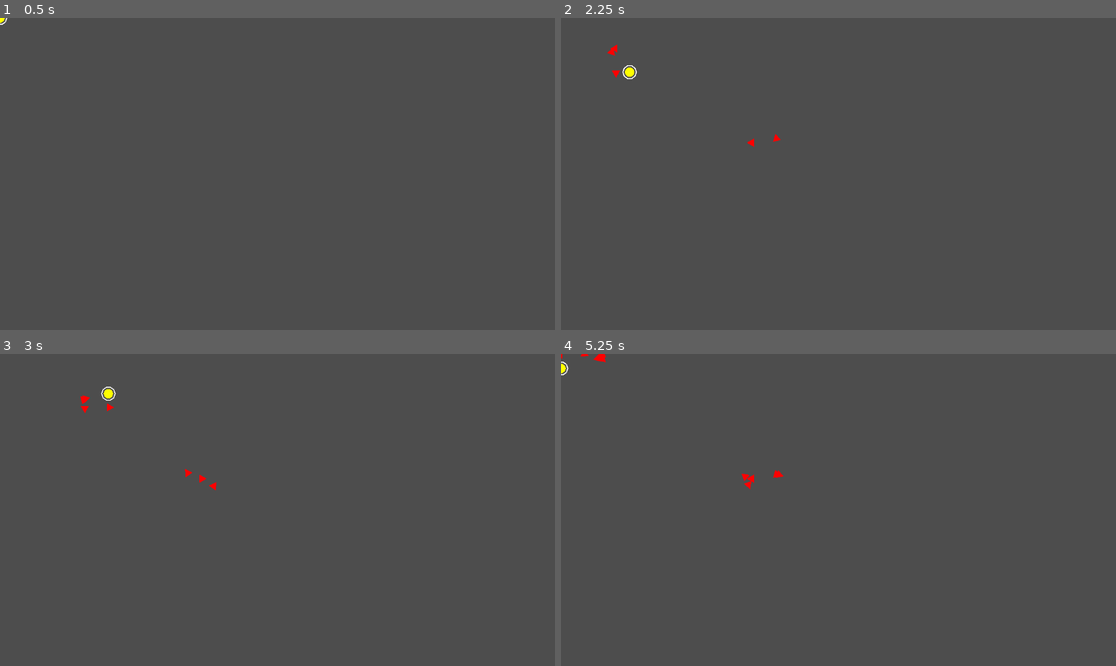
Above: before the commit, frames 1-4 (two rows, left to right).
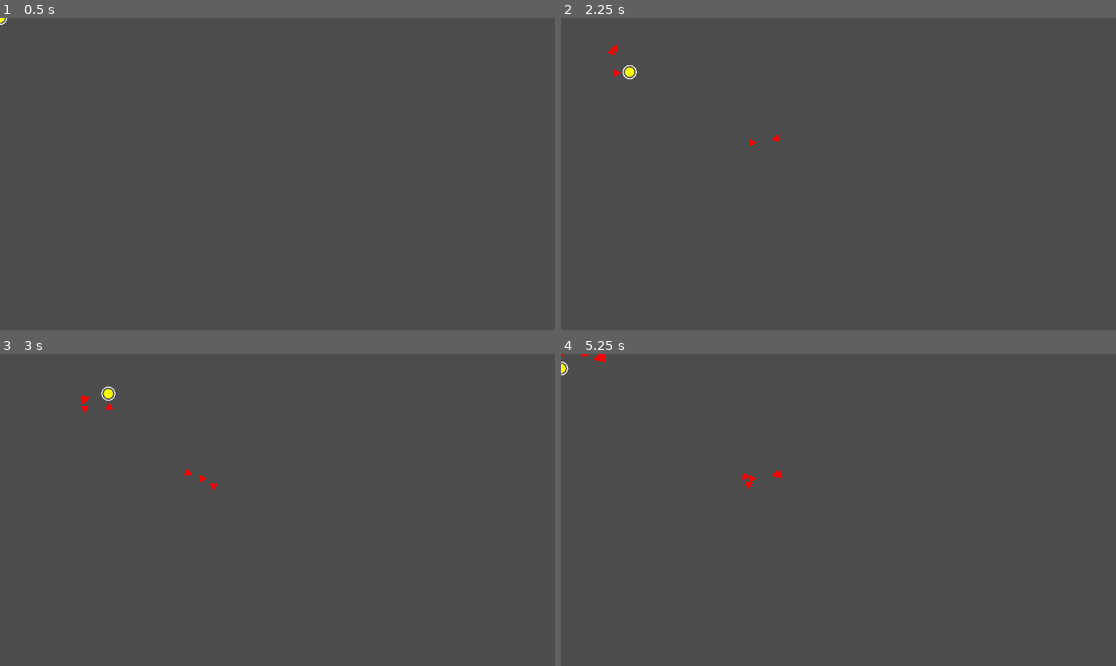
Above: after the commit, the same moments.

Repository: the-alex-g/LD55
Game: Godot game, scene res://main/main.tscn
The game is run twice, just before and just after one commit, with the same random seed, the same clock (stepped at 60 frames per second) and the same inputs.
Inputs:
- Up to frame 1 (0.5 s): no input
- Up to frame 2 (2.25 s): tap Enter at 0.5 s; hold D (right) 0.53-1.28 s; tap Space (spawn_drone) at 0.6, 1.35, 2.1 s; hold S (down) 1.28-2.03 s; hold D (right) from 2.03 s (still down)
- Up to frame 3 (3 s): release D (right) at 2.78 s; hold W (up) from 2.78 s (still down); tap Space (spawn_drone) at 2.85 s
- Up to frame 4 (5.25 s): release W (up) at 3.53 s; hold A (left) 3.53-5.03 s; tap Space (spawn_drone) at 3.6, 4.35, 5.1 s; hold S (down) from 5.03 s (still down)

Frame 1 is identical in both runs. In frame 2, less than 0.1% of the frame differs, in the area x 9-40%, y 16-42%; in frame 3, less than 0.1%; in frame 4, less than 0.1%, in the area x 0-41%, y 0-44%.

Commit message:
Make it possible for a drone to target while orbiting controller

Diff:
--- a/project/targeting_body/targeting_body.gd
+++ b/project/targeting_body/targeting_body.gd
@@ -8,6 +8,7 @@
 
 @export var speed := 200.0
 @export var target_type : TargetType = TargetType.ENEMY
+@export var always_orbit_controller := false
 
 var targeting_area : Area2D
 var move_mode : MoveMode = MoveMode.ORBIT
@@ -31,23 +32,36 @@
 		return
 
 	if is_instance_valid(target):
-		var direction := get_angle_to(target.global_position)
-
-		if move_mode == MoveMode.ORBIT:
-			if distance_sqrd_to(target) < pow(ORBIT_DISTANCE, 2) / 4:
-				direction += PI
-			elif distance_sqrd_to(target) < pow(ORBIT_DISTANCE, 2):
-				direction += PI / 2
-			move_and_collide(Vector2.RIGHT.rotated(direction) * speed * delta / 2)
+		if always_orbit_controller:
+			move_and_collide(
+				Vector2.RIGHT.rotated(get_orbit_angle(controller)) * speed * delta / 2
+			)
+		elif move_mode == MoveMode.ORBIT:
+			move_and_collide(
+				Vector2.RIGHT.rotated(get_orbit_angle(target)) * speed * delta / 2
+			)
 		elif move_mode == MoveMode.CHASE:
 			if distance_sqrd_to(target) > 9:
-				move_and_collide(Vector2.RIGHT.rotated(direction) * speed * delta)
+				move_and_collide(
+					Vector2.RIGHT.rotated(
+						get_angle_to(target.global_position)
+					) * speed * delta
+				)
 			else:
 				resolve_collision()
 
-		$PolygonGenerator.rotation = direction
+		$PolygonGenerator.rotation = get_angle_to(target.global_position)
 
 	get_closest_target()
+
+
+func get_orbit_angle(to:Node2D)->float:
+	var direction := get_angle_to(to.global_position)
+	if distance_sqrd_to(to) < pow(ORBIT_DISTANCE, 2) / 4:
+		direction += PI
+	elif distance_sqrd_to(to) < pow(ORBIT_DISTANCE, 2):
+		direction += PI / 2
+	return direction
 
 
 func resolve_collision()->void:
